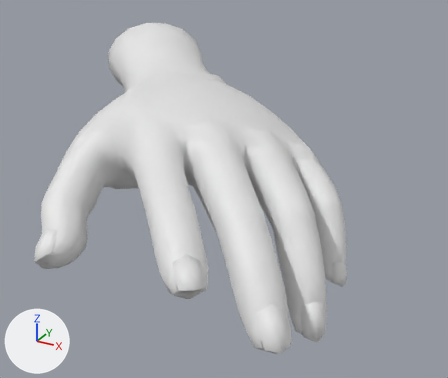
Renders of the FBX model Art Source/Hand_Slap_Anim_noZ_PauseGround.fbx from each side of a commit.
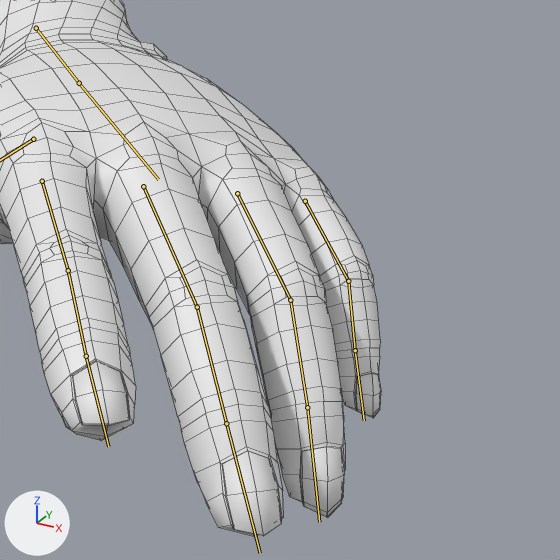
Old and new are each drawn whole from a 50 mm camera at (3.31, -5.5, 4.19) aimed at (0.31, -0.05, 1.46) and again close up on the part from 29% to 100% of the width and 13% to 97% of the height. Arrows for +X, +Y and +Z are at lower left; the lights stay in place. The bones that bend it are drawn over the model as lines in the close-ups. The close-ups show mesh edges as thin lines.

Objects in the first close-up: 'Hand'.
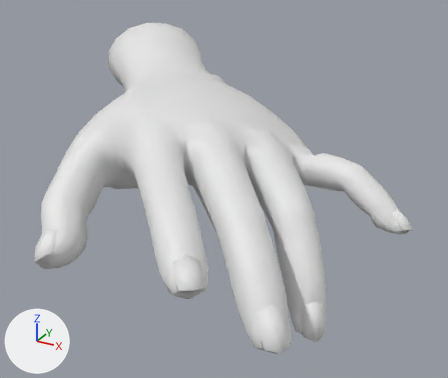
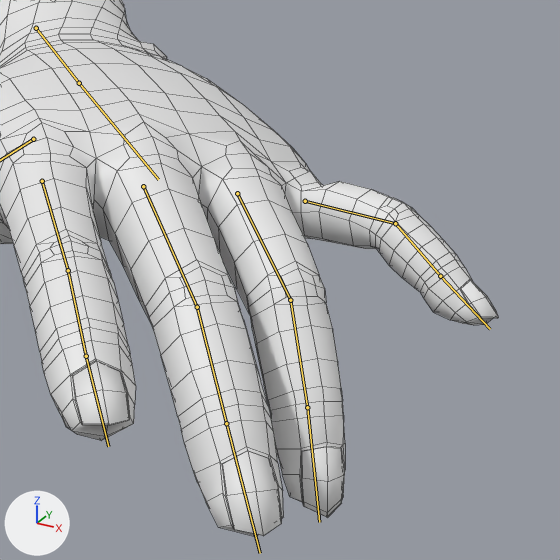
The newer file adds an action. The first version stands in its rest pose; the second is drawn at frame 8 of the action 'rootHand|rootHandAction'.

Location of each change, [x1, y1, x2, y2] in pixels of the close-ups (560 x 560 px):
'Hand', posed: before [0, 0, 381, 537]; after [0, 0, 498, 537]
bone 'pinky', root to tip: before (305, 201) to (348, 281); after (305, 201) to (395, 223)

The edits, one by one:
Bone 'pinky' (bone_pinky) turns from (0, 0, 0) to (-26, -6, -25) degrees about its own x, y and z.
